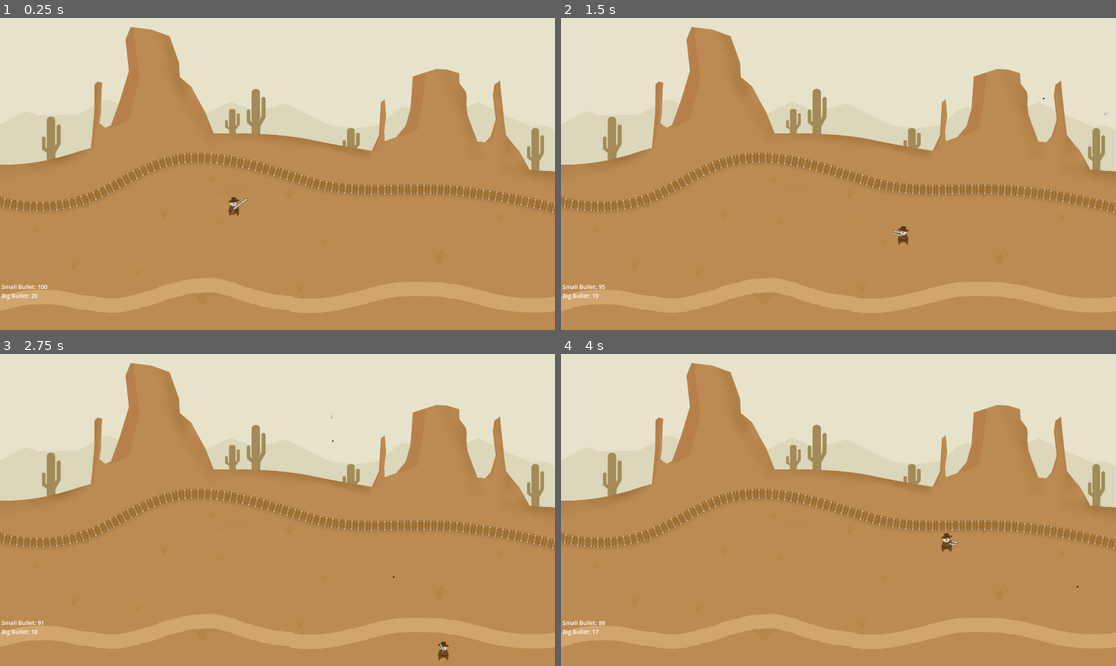
Above: before the commit, frames 1-4 (two rows, left to right).
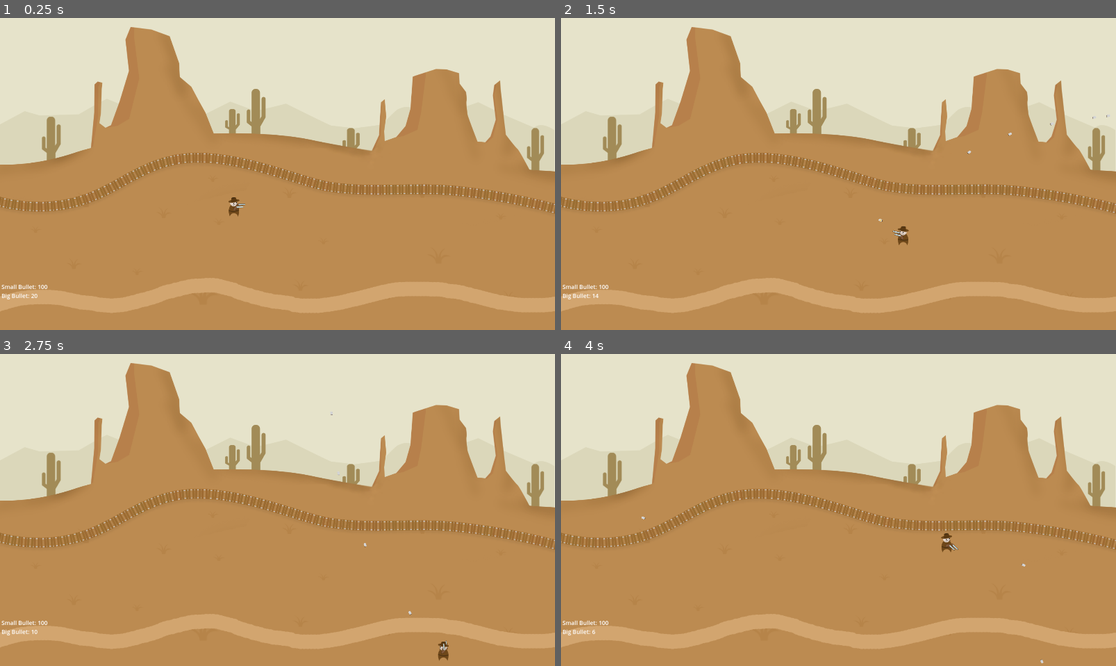
Above: after the commit, the same moments.

Repository: realfirat/A-Simple-Wild-West-Game
Game: Godot game, scene res://scenes/main.tscn
Same seed, same stepped clock (60 frames per second), same inputs: the game is played once before the commit and once after it.
Inputs (mouse positions are in pixels of both pictures, inside the frame that each line leads up to):
- Up to frame 1 (0.25 s): no input
- Up to frame 2 (1.5 s): tap Enter at 0.5 s; move the mouse to (960, 158) at 0.52 s; press the mouse at (960, 158) at 0.53 s; hold D (go_right) 0.53-1.28 s; tap E (change_weapon) at 0.6 s; move the mouse to (727, 189) at 1.27 s; release the mouse at (727, 189) at 1.28 s; hold S (go_down) from 1.28 s (still down); click (727, 189) at 1.35 s
- Up to frame 3 (2.75 s): tap E (change_weapon) at 1.55, 2.1 s; move the mouse to (333, 441) at 2.02 s; release S (go_down) at 2.03 s; press the mouse at (333, 441) at 2.03 s; hold D (go_right) from 2.03 s (still down)
- Up to frame 4 (4 s): move the mouse to (810, 572) at 2.77 s; release D (go_right) at 2.78 s; release the mouse at (810, 572) at 2.78 s; hold W (go_up) 2.78-3.53 s; click (810, 572) at 2.85 s; tap E (change_weapon) at 3.05, 3.6 s; move the mouse to (1005, 556) at 3.52 s; press the mouse at (1005, 556) at 3.53 s; hold A (go_left) from 3.53 s (still down)

The runs differ from the first frame. In frame 1, less than 0.1% of the frame differs, in the area x 41-45%, y 57-64%; in frame 2, less than 0.1%; in frame 3, less than 0.1%; in frame 4, less than 0.1%, in the area x 5-94%, y 52-100%.

Commit message:
gun knockback and remove rifle

Diff:
--- a/scenes/kovboy.tscn
+++ b/scenes/kovboy.tscn
@@ -6,8 +6,6 @@
 [ext_resource type="Texture2D" uid="uid://di0by3nl215cs" path="res://assets/_0006_kovboy_kafa.png" id="2_c1gnj"]
 [ext_resource type="Texture2D" uid="uid://7kdqrhdq0ta1" path="res://assets/_0005_kovboy_sapka.png" id="3_6lwg6"]
 [ext_resource type="Script" path="res://scripts/gun.gd" id="5_tk7v3"]
-[ext_resource type="Texture2D" uid="uid://doe8s8lvl8r3o" path="res://assets/_0003_tufek.png" id="8_21g0h"]
-[ext_resource type="Script" path="res://scripts/rifle.gd" id="9_q2qx6"]
 
 [sub_resource type="CapsuleShape2D" id="CapsuleShape2D_0uyjh"]
 radius = 18.0
@@ -34,7 +32,6 @@
 texture = ExtResource("3_6lwg6")
 
 [node name="gun" type="Node2D" parent="."]
-visible = false
 position = Vector2(0, 7)
 script = ExtResource("5_tk7v3")
 
@@ -56,20 +53,6 @@
 [node name="front_gun_reverse_pos" type="Marker2D" parent="gun"]
 position = Vector2(0, -6)
 
-[node name="rifle" type="Node2D" parent="."]
-script = ExtResource("9_q2qx6")
-
-[node name="spr_rifle" type="Sprite2D" parent="rifle"]
-position = Vector2(12, 6)
-texture = ExtResource("8_21g0h")
-offset = Vector2(3, 7)
-
-[node name="left_pos_marker" type="Marker2D" parent="rifle"]
-position = Vector2(11, -20)
-
-[node name="right_pos_marker" type="Marker2D" parent="rifle"]
-position = Vector2(11, 6)
-
 [node name="head_reverse_pos" type="Marker2D" parent="."]
 position = Vector2(-3, -13)
 
@@ -80,12 +63,4 @@
 wait_time = 0.2
 autostart = true
 
-[node name="timer_rifle" type="Timer" parent="."]
-wait_time = 0.5
-autostart = true
-
-[node name="rifle_bullet_pos" type="Marker2D" parent="."]
-position = Vector2(0, 6)
-
 [connection signal="timeout" from="timer_small_gun" to="." method="_on_timer_small_gun_timeout"]
-[connection signal="timeout" from="timer_rifle" to="." method="_on_timer_rifle_timeout"]
--- a/scripts/gun.gd
+++ b/scripts/gun.gd
@@ -7,6 +7,7 @@
 var back_gun_first_pos
 var front_gun_reverse_marker
 var back_gun_reverse_marker
+var gun_first_pos
 
 func _ready():
 	front_gun = $spr_front_gun
@@ -16,6 +17,7 @@
 	back_gun_reverse_marker = $back_gun_reverse_pos
 	front_gun_first_pos = front_gun.position
 	back_gun_first_pos = back_gun.position
+	gun_first_pos = position
 
 func _process(delta):
 	if get_global_mouse_position().x >= global_position.x:       # GUNS SPRITES FLIP
@@ -29,8 +31,15 @@
 		front_gun.flip_v = true
 		back_gun.flip_v = true
 
-	if Input.is_action_pressed("fire"):
+func _input(event):
+	if event is InputEventMouseButton:
 		var tween = create_tween()
+		if get_global_mouse_position().x >= global_position.x:
+			tween.tween_property(self, "position", position + Vector2(-5, 0), 0.05).from(position)
+			tween.tween_property(self, "position", position + Vector2(0, 0), 0.05).from(position)
+		else:
+			tween.tween_property(self, "position", position + Vector2(5, 0), 0.05).from(position)
+			tween.tween_property(self, "position", position + Vector2(0, 0), 0.05).from(position)
 
 
 	look_at(get_global_mouse_position())           # ROTATE TO THE MOUSE POS
--- a/scripts/kovboy.gd
+++ b/scripts/kovboy.gd
@@ -6,50 +6,28 @@
 var back_gun
 var gun_anim
 var small_gun_ready
-var rifle_ready
-@onready var small_bullet = preload("res://scenes/bullet_small.tscn")
-@onready var big_bullet = preload("res://scenes/bullet_rifle.tscn")
+@onready var small_bullet = preload("res://scenes/bullet_rifle.tscn")
 var head
 var head_first_pos
 var head_reverse_pos
 var gun
-var rifle
-
 
 func _ready():
 	head = $spr_head
 	head_first_pos = head.global_position
 	small_gun_ready = true
-	rifle_ready = true
 	head_first_pos = $head_first_pos.position
 	head_reverse_pos = $head_reverse_pos.position
 	gun = $gun
-	rifle = $rifle
 
 func _process(delta):
 
-	if Input.is_action_just_pressed("change_weapon"):
-		if gun.visible:
-			gun.visible = false
-			rifle.visible = true
-		elif rifle.visible:
-			gun.visible = true
-			rifle.visible = false # GITHUB TEST AGAIN FROM WORK
-
-	if gun.visible:                              # ------------ FIRE MECHANISM
-		if Input.is_action_pressed("fire"):
-			if global_variables.small_bullet > 0 and small_gun_ready:
-				var small_bullet_instance = small_bullet.instantiate()
-				small_bullet_instance.global_position = global_position
-				get_parent().add_child(small_bullet_instance)
-				small_gun_ready = false
-	if rifle.visible:
-		if Input.is_action_pressed("fire"):
-			if global_variables.big_bullet > 0 and rifle_ready:
-				var big_bullet_instance = big_bullet.instantiate()
-				big_bullet_instance.global_position = $rifle_bullet_pos.global_position
-				get_parent().add_child(big_bullet_instance)
-				rifle_ready = false
+	if Input.is_action_pressed("fire"):
+		if global_variables.small_bullet > 0 and small_gun_ready:
+			var small_bullet_instance = small_bullet.instantiate()
+			small_bullet_instance.global_position = global_position - Vector2(0, 4)
+			get_parent().add_child(small_bullet_instance)
+			small_gun_ready = false
 
 	if get_global_mouse_position().x >= global_position.x:   # --------- FLIP SPRITES
 		$spr_body.flip_h = false
@@ -78,9 +56,5 @@
 
 	move_and_slide()
 
-
 func _on_timer_small_gun_timeout():
 	small_gun_ready = true
-
-func _on_timer_rifle_timeout():
-	rifle_ready = true
--- a/scripts/rifle.gd
+++ /dev/null
@@ -1,16 +0,0 @@
-extends Node2D
-
-var rifle
-
-func _ready():
-	rifle = $spr_rifle
-
-func _process(delta):
-	if get_global_mouse_position().x >= global_position.x:
-		rifle.flip_v = false
-		rifle.global_position = $right_pos_marker.global_position
-	else:
-		rifle.flip_v = true
-		rifle.global_position = $left_pos_marker.global_position
-
-	look_at(get_global_mouse_position())
Not shown: 1 places in scenes/kovboy.tscn that only renumber resources
